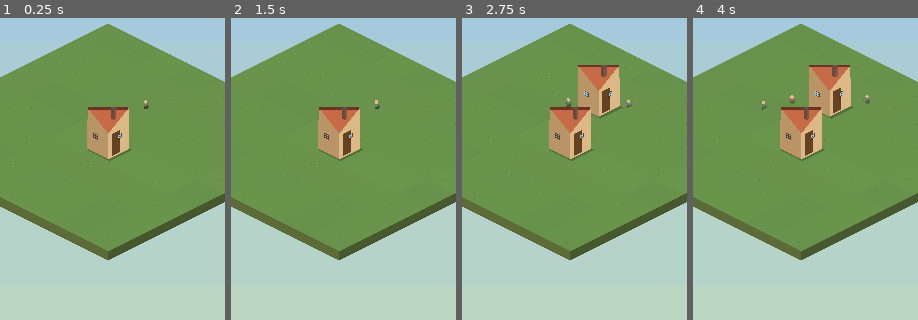
Above: before the commit, frames 1-4 (left to right).
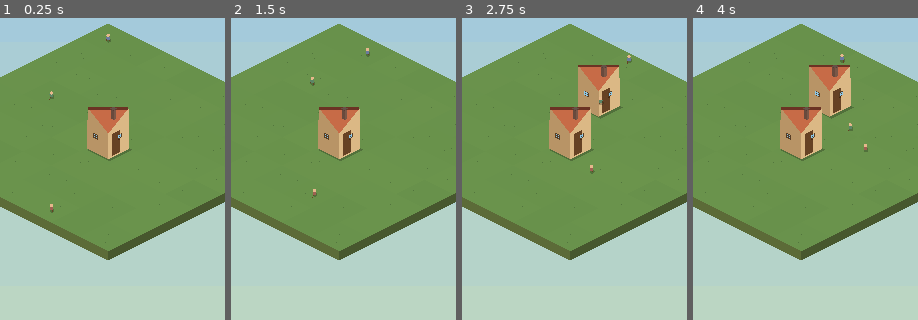
Above: after the commit, the same moments.

Repository: bkorel/dvorik
Game: Godot game, scene res://scenes/main.tscn
Two runs of this game, one before a commit and one after it. Both use one fixed random seed, a clock stepped at 60 frames per second and the inputs below.
Inputs (mouse positions are % of the whole screen's width and height, from its top left):
- Up to frame 1 (0.25 s): no input
- Up to frame 2 (1.5 s): tap Enter at 0.5 s; drag from (50, 24) to (60, 10) at 0.52 s; tap Space at 1.25 s; drag from (50, 86) to (45, 66) at 1.27 s
- Up to frame 3 (2.75 s): tap Enter at 2 s; move the mouse to (60, 10) at 2.02 s; click (60, 10) at 2.17 s
- Up to frame 4 (4 s): tap Space at 2.75 s; drag from (45, 66) to (20, 20) at 2.77 s; tap Enter at 3.5 s; move the mouse to (80, 59) at 3.52 s; click (80, 59) at 3.67 s
The pictures show only the part of the screen within x 26-76%, y 0-50%; the shares and areas given below are measured in that part.

The runs differ from the first frame. In frame 1, 0.2% of the frame differs, in the area x 21-67%, y 5-65%; in frame 2, 0.2%; in frame 3, 0.2%; in frame 4, 0.3%, in the area x 30-79%, y 11-45%.

Commit message:
Телефон QA: широкая мостовая и ходьба по траве
Дорога заливает ~80% ромба, стык по Board.tile без щели травы.
Walkable = EMPTY+ROAD+край пруда; POI уводит к пруду/роще, не залипает у дома.

Co-authored-by: Konstantin Belousov <bkorel@users.noreply.github.com>

Diff:
--- a/scripts/board.gd
+++ b/scripts/board.gd
@@ -412,36 +412,21 @@
 
 
 func walkable_cells() -> Array:
-	# Дороги + вдоль домов + края пруда/рощи. Никогда клетка HOUSE.
+	# Всё EMPTY-трава + ROAD + край пруда. Один связный граф двора.
+	# Никогда HOUSE, никогда TREE.
 	var out: Array = []
 	for cell in _cells:
 		var gp := Vector2i(cell.grid_x, cell.grid_y)
-		if cell.tile == TileType.ROAD:
+		var t := cell.tile
+		if t == TileType.HOUSE or t == TileType.TREE:
+			continue
+		if t == TileType.EMPTY or t == TileType.ROAD:
 			_add_walkable(out, gp)
-		elif cell.tile == TileType.EMPTY:
-			if cell.edge_n == TileType.HOUSE or cell.edge_e == TileType.HOUSE \
-					or cell.edge_s == TileType.HOUSE or cell.edge_w == TileType.HOUSE:
-				_add_walkable(out, gp)
-	# Край пруда: сама вода-с-соседом или ортогональный сосед.
-	for cell in _cells:
-		var gp := Vector2i(cell.grid_x, cell.grid_y)
-		if not is_pond_water(gp):
-			continue
-		_add_walkable(out, gp)
+		elif t == TileType.WATER and is_pond_water(gp):
+			_add_walkable(out, gp)
+	if out.is_empty():
 		for d in ORTHO:
-			_add_walkable(out, gp + d)
-	# Роща: стоять рядом с деревом, у которого есть сосед-дерево.
-	for cell in _cells:
-		var gp := Vector2i(cell.grid_x, cell.grid_y)
-		if not is_grove_tree(gp):
-			continue
-		for d in ORTHO:
-			_add_walkable(out, gp + d)
-	if not out.is_empty():
-		return out
-	# Только стартовый дом — толкутся у (3,3), не на нём.
-	for d in ORTHO:
-		_add_walkable(out, START_HOUSE + d)
+			_add_walkable(out, START_HOUSE + d)
 	return out
 
 
@@ -457,18 +442,37 @@
 		elif cell.tile == TileType.ROAD:
 			_poi_add(pois, seen, "ROAD", gp)
 		elif is_pond_water(gp):
+			# Край: сама вода пруда или трава/дорога рядом (не дерево/дом).
 			_poi_add(pois, seen, "POND", gp)
 			for d in ORTHO:
-				_poi_add(pois, seen, "POND", gp + d)
+				var n: Vector2i = gp + d
+				if not _in_bounds(n):
+					continue
+				var nt := tile_at(n)
+				if nt == TileType.HOUSE or nt == TileType.TREE:
+					continue
+				_poi_add(pois, seen, "POND", n)
 		elif is_grove_tree(gp):
 			for d in ORTHO:
-				var n: Vector2i = gp + d
-				if _in_bounds(n) and tile_at(n) != TileType.TREE:
-					_poi_add(pois, seen, "GROVE", n)
+				var n2: Vector2i = gp + d
+				if not _in_bounds(n2):
+					continue
+				var nt2 := tile_at(n2)
+				if nt2 == TileType.HOUSE or nt2 == TileType.TREE:
+					continue
+				_poi_add(pois, seen, "GROVE", n2)
 	if pois.is_empty():
 		for d in ORTHO:
 			_poi_add(pois, seen, "HOUSE", START_HOUSE + d)
 	return pois
+
+
+func field_has_pond_or_grove() -> bool:
+	for cell in _cells:
+		var gp := Vector2i(cell.grid_x, cell.grid_y)
+		if is_pond_water(gp) or is_grove_tree(gp):
+			return true
+	return false
 
 
 func _poi_add(pois: Array, seen: Dictionary, kind: String, gp: Vector2i) -> void:
--- a/scripts/cell.gd
+++ b/scripts/cell.gd
@@ -337,15 +337,21 @@
 	draw_circle(p + Vector2(0.0, -bush_r * 0.35), bush_r, _lit(TileType.YARD_BUSH))
 
 
-func _draw_road() -> void:
-	# Сплошная лента. Без ромба в центре и без шапок на рёбрах — это и были штампы.
-	var c := iso_c + Vector2(0.0, -iso_th * 0.06)
-	var shaded := _has_neighbor(TileType.TREE)
-	var col := _lit(TileType.PATH_SHADE if shaded else TileType.ROAD_COL)
-	var lit := _lit(TileType.ROAD_LIT if not shaded else TileType.PATH_SHADE)
-	var groove := _lit(TileType.PATH_GROOVE if shaded else TileType.ROAD_GROOVE)
-	var depth_col := col.darkened(0.22)
+func _road_links_from_board() -> Array[String]:
+	# Соседей читаем с Board.tile — edge_* может отставать и давать «планки».
 	var links: Array[String] = []
+	var b := get_parent() as Board
+	var gp := Vector2i(grid_x, grid_y)
+	if b != null:
+		if b.tile_at(gp + Vector2i(0, -1)) == TileType.ROAD:
+			links.append("n")
+		if b.tile_at(gp + Vector2i(1, 0)) == TileType.ROAD:
+			links.append("e")
+		if b.tile_at(gp + Vector2i(0, 1)) == TileType.ROAD:
+			links.append("s")
+		if b.tile_at(gp + Vector2i(-1, 0)) == TileType.ROAD:
+			links.append("w")
+		return links
 	if edge_n == TileType.ROAD:
 		links.append("n")
 	if edge_e == TileType.ROAD:
@@ -354,16 +360,30 @@
 		links.append("s")
 	if edge_w == TileType.ROAD:
 		links.append("w")
+	return links
+
+
+func _draw_road() -> void:
+	# Мостовая заполняет ~70–85% ромба. Не тонкая осевая полоска — на телефоне это «две планки».
+	var c := iso_c + Vector2(0.0, -iso_th * 0.06)
+	var shaded := _has_neighbor(TileType.TREE)
+	var col := _lit(TileType.PATH_SHADE if shaded else TileType.ROAD_COL)
+	var lit := _lit(TileType.ROAD_LIT if not shaded else TileType.PATH_SHADE)
+	var groove := _lit(TileType.PATH_GROOVE if shaded else TileType.ROAD_GROOVE)
+	var depth_col := col.darkened(0.22)
+	var links := _road_links_from_board()
 	var ghw := iso_hw
 	var ghh := iso_hh
-	# Ось «в глубину» ромба (к дальнему NE).
+	# half_w ≈ 0.38–0.42 * hw → полоса кроет ~76–84% ромба.
+	var near_w := ghw * 0.42
+	var depth_w := ghw * 0.36
 	var depth_dir := Vector2(ghw, -ghh).normalized()
 	if links.is_empty():
-		# Одна лента через клетку вглубь — не квадратная плита.
+		# Изолированная: широкая лента вглубь, не квадратная плита и не тонкий штамп.
 		_road_strip(
-			c - depth_dir * ghw * 0.85,
-			c + depth_dir * ghw * 0.85,
-			ghw * 0.19,
+			c - depth_dir * ghw * 0.95,
+			c + depth_dir * ghw * 0.95,
+			depth_w,
 			depth_col,
 			lit,
 			groove,
@@ -371,59 +391,63 @@
 		)
 		_draw_puddles(c, ghw * 0.9, ghh * 0.9)
 		if _flashing(DvorikSave.VIEW_PATH) and shaded:
-			_road_strip(c - depth_dir * ghw * 0.5, c + depth_dir * ghw * 0.5, ghw * 0.22, _sheen(_flash_a(0.45)), lit, groove, true)
-		return
-	# Рукава: от противоположного края клетки через центр далеко в соседа (~½ шага за mid).
+			_road_strip(c - depth_dir * ghw * 0.55, c + depth_dir * ghw * 0.55, depth_w * 1.05, _sheen(_flash_a(0.45)), lit, groove, true)
+		return
+	var has_near := "e" in links or "s" in links
+	var body_s := 0.82 if has_near else 0.74
+	var body_col := col if has_near else depth_col
+	# Тело клетки — залитый ромб (это мостовая, не декоративный «center stamp»).
+	_poly(Iso.diamond(c, ghw * body_s, ghh * body_s), body_col)
+	# Рукава далеко за общее ребро: ноль щели травы между соседями.
 	for e in links:
 		var mid := Iso.edge_mid(c, ghw, ghh, e)
-		var into_nb := c + (mid - c) * 2.0 # центр соседней клетки
-		var end := mid.lerp(into_nb, 0.55) # глубоко на половину шага в соседа
-		var back := c - (mid - c) * 0.95 # назад через свою клетку
+		var into_nb := c + (mid - c) * 2.0
+		var end := mid.lerp(into_nb, 0.78)
+		var back := c - (mid - c) * 0.90
 		var into_depth := e == "n" or e == "w"
-		var half_w := ghw * (0.17 if into_depth else 0.30)
+		var half_w := depth_w if into_depth else near_w
 		var strip_col := depth_col if into_depth else col
 		_road_strip(back, end, half_w, strip_col, lit, groove, into_depth)
-	# Поворот: цельный L-полигон (не два обрубка).
 	if links.size() >= 2:
-		_road_corner_fill(c, ghw, ghh, links, col, depth_col)
+		_road_corner_fill(c, ghw, ghh, links, col, depth_col, near_w, depth_w)
 	_draw_puddles(c, ghw * 0.9, ghh * 0.9)
 	if _flashing(DvorikSave.VIEW_PATH) and shaded:
-		_road_strip(c - depth_dir * ghw * 0.35, c + depth_dir * ghw * 0.35, ghw * 0.24, _sheen(_flash_a(0.45)), lit, groove, true)
-
-
-func _road_corner_fill(c: Vector2, hw: float, hh: float, links: Array[String], col: Color, depth_col: Color) -> void:
-	# Сплошной L: внешний контур из двух рукавов с толщиной.
+		_poly(Iso.diamond(c, ghw * 0.55, ghh * 0.55), _sheen(_flash_a(0.45)))
+
+
+func _road_corner_fill(
+	c: Vector2, hw: float, hh: float, links: Array[String],
+	col: Color, depth_col: Color, near_w: float, depth_w: float
+) -> void:
+	# Сплошной L: два рукава ромба залиты одним полигоном.
 	for i in links.size():
 		for j in range(i + 1, links.size()):
 			var ea: String = links[i]
 			var eb: String = links[j]
 			var mid_a := Iso.edge_mid(c, hw, hh, ea)
 			var mid_b := Iso.edge_mid(c, hw, hh, eb)
-			var end_a := c + (mid_a - c) * 2.0
-			var end_b := c + (mid_b - c) * 2.0
-			end_a = mid_a.lerp(end_a, 0.55)
-			end_b = mid_b.lerp(end_b, 0.55)
+			var end_a := mid_a.lerp(c + (mid_a - c) * 2.0, 0.78)
+			var end_b := mid_b.lerp(c + (mid_b - c) * 2.0, 0.78)
 			var da := end_a - c
 			var db := end_b - c
 			if da.length_squared() < 0.01 or db.length_squared() < 0.01:
 				continue
 			var depth_a := ea == "n" or ea == "w"
 			var depth_b := eb == "n" or eb == "w"
-			var wa := hw * (0.17 if depth_a else 0.30)
-			var wb := hw * (0.17 if depth_b else 0.30)
+			var wa := depth_w if depth_a else near_w
+			var wb := depth_w if depth_b else near_w
 			var na := Vector2(-da.y, da.x).normalized() * wa
 			var nb := Vector2(-db.y, db.x).normalized() * wb
-			na = Vector2(na.x, na.y * 0.78)
-			nb = Vector2(nb.x, nb.y * 0.78)
-			# Шестиугольник L: конец A → угол снаружи → конец B → внутрь.
-			var fill := depth_col if (depth_a or depth_b) else col
+			na = Vector2(na.x, na.y * 0.88)
+			nb = Vector2(nb.x, nb.y * 0.88)
+			var fill := depth_col if (depth_a and depth_b) else col
 			_poly(PackedVector2Array([
 				end_a + na,
 				end_a - na,
-				c - na * 0.15 - nb * 0.15,
+				c - na * 0.1 - nb * 0.1,
 				end_b - nb,
 				end_b + nb,
-				c + na * 0.35 + nb * 0.35,
+				c + na * 0.45 + nb * 0.45,
 			]), fill)
 
 
@@ -432,13 +456,13 @@
 	if d.length_squared() < 0.01:
 		return
 	var n := Vector2(-d.y, d.x).normalized() * half_w
-	# Вглубь сильнее сплющиваем по экрану Y — лента уходит в ромб, не горизонтальный брус.
-	var squash := 0.55 if into_depth else 0.82
+	# Лёгкое сплющивание — полоса остаётся широкой заливкой, не «планкой».
+	var squash := 0.78 if into_depth else 0.92
 	n = Vector2(n.x, n.y * squash)
 	var pts := PackedVector2Array([a + n, b + n, b - n, a - n])
 	_poly(pts, col)
-	draw_line(a + n * 0.4, b + n * 0.4, lit, 1.6 if into_depth else 2.0)
-	draw_line(a, b, groove, 1.0 if into_depth else 1.3)
+	draw_line(a + n * 0.35, b + n * 0.35, lit, 2.0 if into_depth else 2.4)
+	draw_line(a, b, groove, 1.1 if into_depth else 1.4)
 
 
 func _draw_puddles(c: Vector2, hw: float, hh: float) -> void:
--- a/scripts/walkers.gd
+++ b/scripts/walkers.gd
@@ -11,9 +11,10 @@
 	TileType.PERSON_CLOTH_D,
 ]
 
-const PAUSE_MIN := 0.55
-const PAUSE_MAX := 1.35
-const STEP_SPEED := 1.55
+const PAUSE_MIN := 0.40
+const PAUSE_MAX := 0.80
+# ~4 клетки за ~3 с → ~0.75 с/шаг.
+const STEP_SPEED := 1.35
 
 
 class PersonView extends Node2D:
@@ -217,14 +218,21 @@
 		p["from"] = start
 		p["to"] = start
 	var last_kind: String = str(p["last_kind"])
+	var want_away := board.field_has_pond_or_grove()
 	var candidates: Array = []
-	for poi in pois:
-		if str(poi["kind"]) != last_kind and Vector2i(poi["gp"]) != start:
-			candidates.append(poi)
-	if candidates.is_empty():
-		for poi2 in pois:
-			if Vector2i(poi2["gp"]) != start:
-				candidates.append(poi2)
+	if want_away:
+		# Пока на поле есть пруд/роща — не выбирать HOUSE снова.
+		_collect_pois(candidates, pois, start, last_kind, ["POND", "GROVE"], true)
+		if candidates.is_empty():
+			_collect_pois(candidates, pois, start, last_kind, ["POND", "GROVE"], false)
+		if candidates.is_empty():
+			_collect_pois(candidates, pois, start, last_kind, ["ROAD"], true)
+		if candidates.is_empty():
+			_collect_pois(candidates, pois, start, last_kind, ["ROAD"], false)
+	else:
+		_collect_pois(candidates, pois, start, last_kind, ["HOUSE", "ROAD", "POND", "GROVE"], true)
+		if candidates.is_empty():
+			_collect_pois(candidates, pois, start, last_kind, ["HOUSE", "ROAD", "POND", "GROVE"], false)
 	if candidates.is_empty():
 		var opts: Array[Vector2i] = []
 		for d in Board.ORTHO:
@@ -264,8 +272,37 @@
 		p["t"] = 0.0
 		p["last_kind"] = str(poi3["kind"])
 		return
+	# Не залипать у дома: короткий шаг к любому walkable, затем снова POI.
+	var step_opts: Array[Vector2i] = []
+	for d2 in Board.ORTHO:
+		var n2: Vector2i = start + d2
+		if _is_walkable(n2, spots) and board.tile_at(n2) != TileType.HOUSE:
+			step_opts.append(n2)
+	if not step_opts.is_empty():
+		var step: Vector2i = step_opts[_rng.randi() % step_opts.size()]
+		p["path"] = [step]
+		p["path_i"] = 0
+		p["from"] = start
+		p["to"] = step
+		p["t"] = 0.0
+		return
 	p["path"] = []
 	p["pause"] = PAUSE_MIN
+
+
+func _collect_pois(
+	out: Array, pois: Array, start: Vector2i, last_kind: String,
+	kinds: Array, require_new_kind: bool
+) -> void:
+	for poi in pois:
+		var kind := str(poi["kind"])
+		if kind not in kinds:
+			continue
+		if Vector2i(poi["gp"]) == start:
+			continue
+		if require_new_kind and last_kind != "" and kind == last_kind:
+			continue
+		out.append(poi)
 
 
 func _bfs(start: Vector2i, goal: Vector2i, spots: Array) -> Array:
